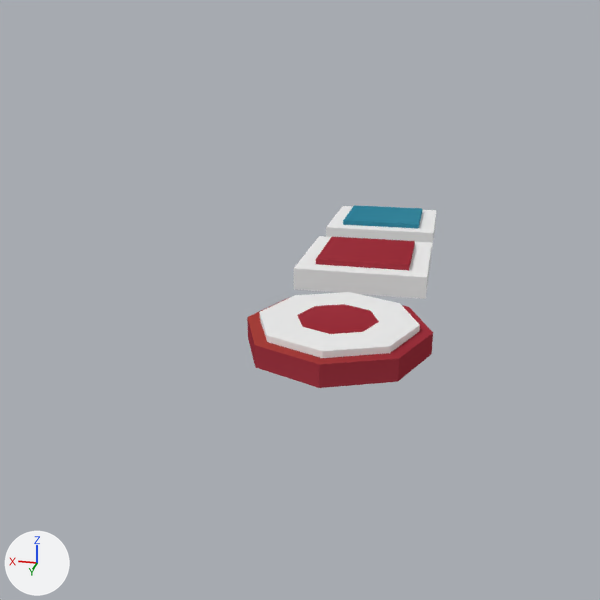
A saved change to the Blender file Character.blend.
Before and after are seen from the file's camera 'Camera'. The axes (+X, +Y, +Z) are drawn at lower left. The lights are the same throughout. The same objects are shown in both versions, whatever each file hides.

The scene before the commit, as lines of its bpy script (objects in view):
```python
me_cube_001 = bpy.data.meshes.new('Cube.001')
me_cube_001.from_pydata(...)  # 16 vertices, 14 faces; spans x -0.739..0.739, y -0.739..0.739, z -0.31..0.338
me_cube_001.materials.append(mat_material)  # picture img_scalecube_png
# before: 1 (-0.528, -0.528, 0.209), 3 (-0.528, 0.528, 0.209), 5 (0.528, -0.528, 0.209), 7 (0.528, 0.528, 0.209), 12 (-0.528, -0.528, 0.338)
# before: 13 (-0.528, 0.528, 0.338), 14 (0.528, 0.528, 0.338), 15 (0.528, -0.528, 0.338)
me_cube_002 = bpy.data.meshes.new('Cube.002')
me_cube_002.from_pydata(...)  # 16 vertices, 14 faces; spans x -0.739..0.739, y -0.739..0.739, z -0.31..0.338
me_cube_002.materials.append(mat_material)  # picture img_scalecube_png
# before: 1 (-0.528, -0.528, 0.209), 3 (-0.528, 0.528, 0.209), 5 (0.528, -0.528, 0.209), 7 (0.528, 0.528, 0.209), 12 (-0.528, -0.528, 0.338)
# before: 13 (-0.528, 0.528, 0.338), 14 (0.528, 0.528, 0.338), 15 (0.528, -0.528, 0.338)
me_cylinder_001 = bpy.data.meshes.new('Cylinder.001')
me_cylinder_001.from_pydata(...)  # 40 vertices, 34 faces; spans x -1.0..1.0, y -1.0..1.0, z 0.56..1.13
me_cylinder_001.materials.append(mat_material)  # picture img_scalecube_png
ob_cube_001 = bpy.data.objects.new('Cube.001', me_cube_001)
ob_cube_001.location = (0.0, -7.92, 0.34)
ob_cube_001.scale = (2.1, 2.1, 1.0)
ob_cube_002 = bpy.data.objects.new('Cube.002', me_cube_002)
ob_cube_002.location = (0.0, -12.09, 0.34)
ob_cube_002.scale = (2.1, 2.1, 1.0)
ob_cylinder = bpy.data.objects.new('Cylinder', me_cylinder_001)
ob_cylinder.location = (0.0, -3.41, -0.57)
ob_cylinder.scale = (1.79, 1.79, 1.0)
```
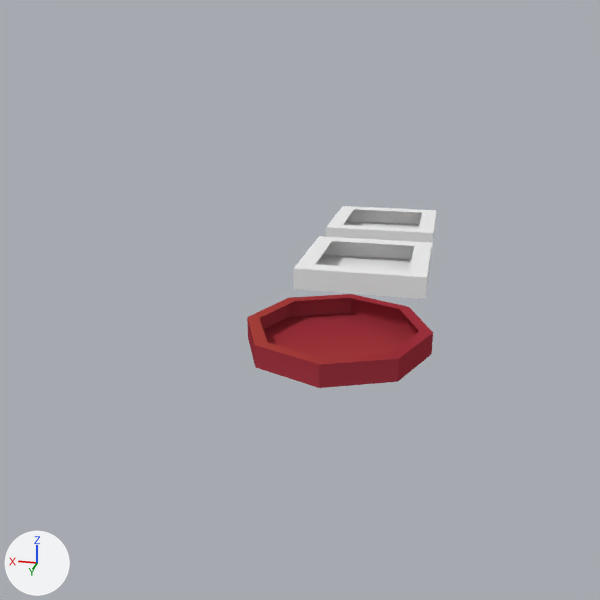
What differs and where, as boxes [x1, y1, x2, y2] in the pictures (600 x 600 px):
'Cylinder', reshaped: before [247, 292, 433, 388]; after [247, 294, 433, 388]
'Cube.002', reshaped: before [326, 205, 436, 251]; after [326, 206, 436, 251]
part 1 of me_cube_002, deleted (cyan): before [343, 205, 422, 229]
part 2 of me_cube_001, deleted (red): before [316, 237, 415, 270]
part 3 of me_cylinder_001, deleted: before [259, 292, 420, 358]

The edits, one by one:
me_cube_002 is used by ob_cube_002; location (0.0, -12.09, 0.34); scale (2.1, 2.1, 1.0).
Verts and faces of me_cube_002; kept vertices keep their numbers, new ones are numbered from 16.
me_cube_002 had 16 vertices, 14 faces and spanned x -0.739..0.739, y -0.739..0.739, z -0.31..0.338.
me_cube_002 now has 12 vertices, 9 faces and spans x -0.739..0.739, y -0.739..0.739, z -0.31..0.209.
Part 1, on me_cube_002:
Vertices deleted: 12 to 15 (with the faces that use them).
me_cube_001 is used by ob_cube_001; location (0.0, -7.92, 0.34); scale (2.1, 2.1, 1.0).
Verts and faces of me_cube_001; kept vertices keep their numbers, new ones are numbered from 16.
me_cube_001 had 16 vertices, 14 faces and spanned x -0.739..0.739, y -0.739..0.739, z -0.31..0.338.
me_cube_001 now has 12 vertices, 9 faces and spans x -0.739..0.739, y -0.739..0.739, z -0.31..0.209.
Part 2, on me_cube_001:
Vertices deleted: 12 to 15 (with the faces that use them).
me_cylinder_001 is used by ob_cylinder; location (0.0, -3.41, -0.57); scale (1.79, 1.79, 1.0).
me_cylinder_001 had 40 vertices, 34 faces and spanned x -1.0..1.0, y -1.0..1.0, z 0.56..1.13.
me_cylinder_001 now has 24 vertices, 17 faces and spans x -1.0..1.0, y -1.0..1.0, z 0.56..1.0.
Part 3, on me_cylinder_001:
16 vertices are removed from x -0.86..0.86, y -0.86..0.86, z 1.13.
17 faces are deleted.
